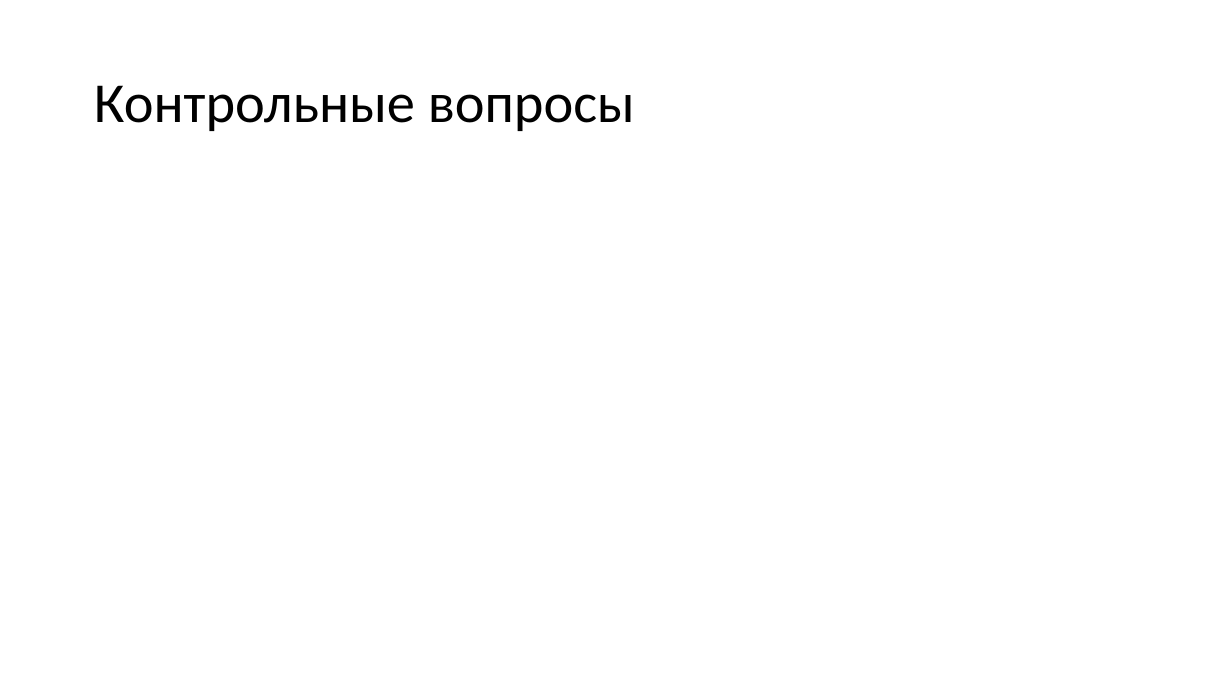
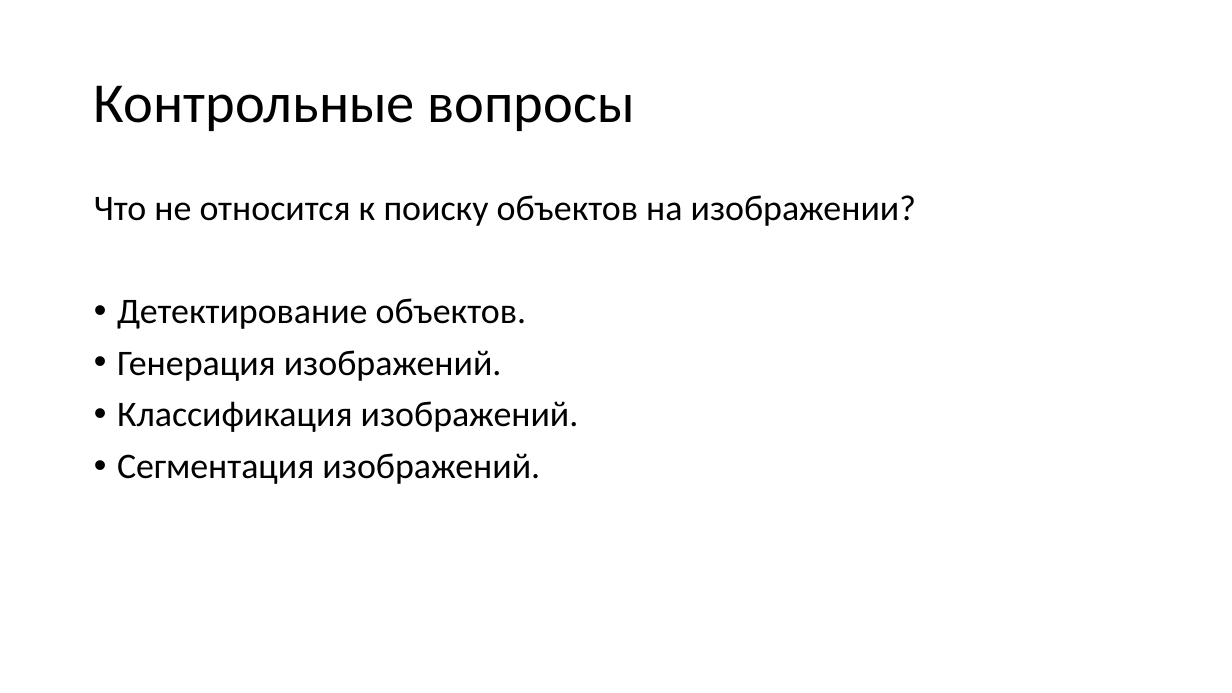
Before and after one commit to mosalov/AI_main_lectures, a slide deck: slide 45 of Лекция 13 05_05_2021.pptx. Drawn at 1232x693 pixels with LibreOffice and Linux fonts; fonts in the diff are those of the drawing. Boxes give left, top, right and bottom in pixels: in the first picture for what was removed or moved away, otherwise in the second. Text is boxed around its words. In the diff, an @@ line names an element or a change of style, - is before the commit and + after.

Commit message:
Добавлены вопросы к лекциям №№11 и 13.

```diff
--- a/Лекция 13 05_05_2021.pptx
+++ b/Лекция 13 05_05_2021.pptx
@@ text added at [94,195,916,484], 28 pt, text #000000 @@
+Что не относится к поиску объектов на изображении?
+• Детектирование объектов.
+• Генерация изображений.
+• Классификация изображений.
+• Сегментация изображений.
```
Also in this commit, not shown: 6 slides added, 3 other files.
